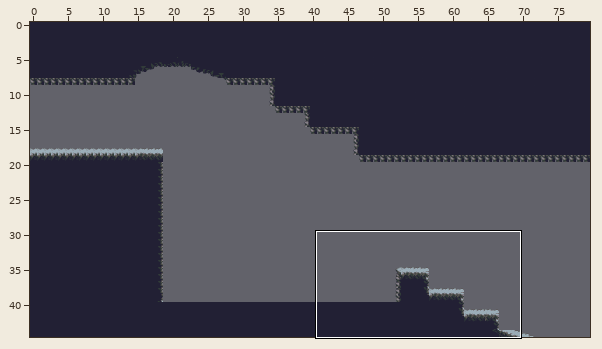
Tiled map, stored at assets/texture/background/scene/map4.tmx. Above, an overview of the earlier version with the close-up marked.
Close-up. First the earlier version:
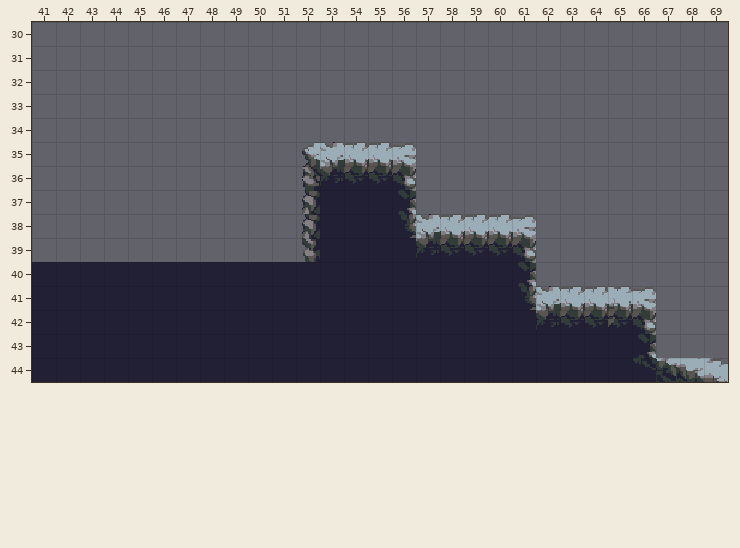
Cells are 16x16 px. Shown: x 41..69, y 30..44.
New version:
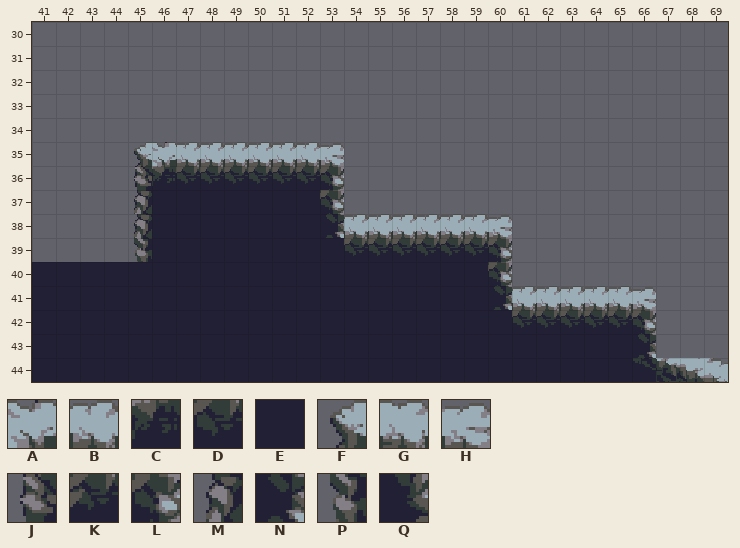
Key: from "cave_tiles_platform": A 21, B 22, C 54, D 55, E 121, F 143, G 144, H 164, J 176, K 177, L 197, M 209, N 230, P 242, Q 263.
_ is an empty cell.
What changed:
Layer "platform":
Tile A now appears in row 35 at x 46.
The author changed tile A to tile B in row 38 at x 57; in row 41 at x 62.
The author changed tile E to tile B in row 38 at x 54 to 55.
The author changed tile F to tile B in row 35 at x 52.
The author changed tile G to tile B in row 41 at x 65.
The author changed tile Q to tile B in row 38 at x 56; in row 41 at x 61.
Tile B now appears in row 35 at x 47 to 51.
Tile C now appears in row 36 at x 46.
The author changed tile C to tile D in row 39 at x 57; in row 42 at x 62.
The author changed tile E to tile D in row 39 at x 54 to 56; in row 42 at x 61.
The author changed tile J to tile D in row 36 at x 52.
The author changed tile K to tile D in row 42 at x 65.
Tile D now appears in row 36 at x 47 to 51.
The author changed tile M to tile E in rows 37 to 38 at x 52.
The author changed tile P to tile E in row 39 at x 52.
Tile E now appears in rows 37 to 39 at x 46 to 51.
Tile F now appears in row 35 at x 45.
The author changed tile A to tile H in row 35 at x 53.
The author changed tile B to tile H in row 38 at x 60.
Tile J now appears in row 36 at x 45.
The author changed tile C to tile L in row 36 at x 53.
The author changed tile D to tile L in row 39 at x 60.
The author changed tile E to tile L in row 37 at x 53; in row 40 at x 60.
Tile M now appears in rows 37 to 38 at x 45.
The author changed tile E to tile N in row 38 at x 53; in row 41 at x 60.
Tile P now appears in row 39 at x 45.
The author cleared tile B in row 35 at x 54 to 55.
The author cleared tile D in row 36 at x 54 to 55.
The author cleared tile E in row 37 at x 54 to 55.
The author cleared tile H in row 35 at x 56; in row 38 at x 61.
The author cleared tile L in row 36 at x 56; in row 39 at x 61.
The author cleared tile N in row 37 at x 56; in row 40 at x 61.
Boxes around the changes in both close-ups, in picture pixels (x1, y1, x2, y2):
changed: (134, 142, 440, 262)
changed: (488, 214, 560, 330)
changed: (608, 286, 632, 327)
